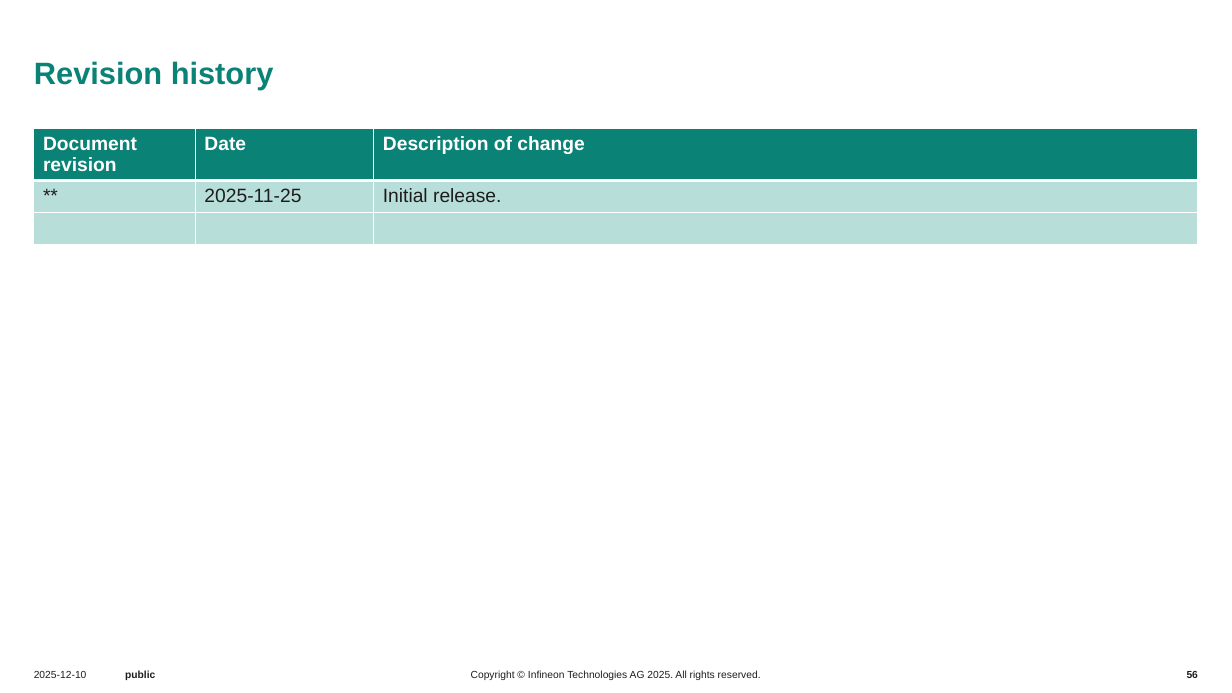
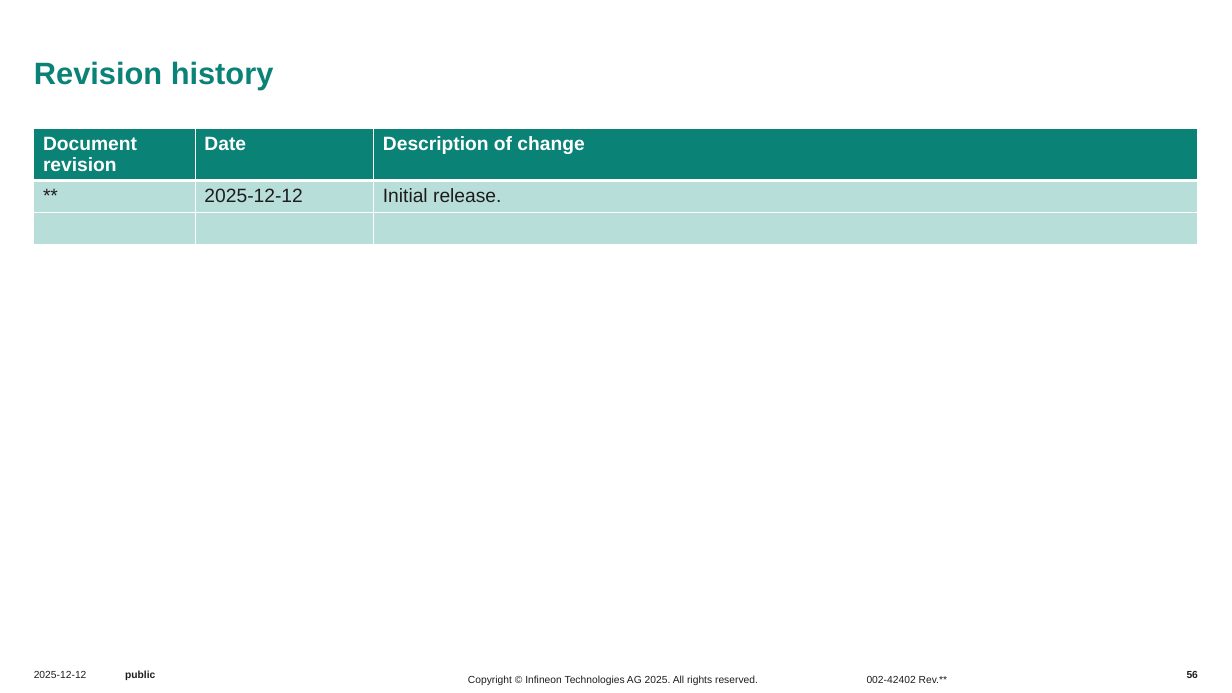
Before and after one commit to luisreynosoIFX/mtb-training-psoc-edge-e84-intro-ecosystem, a slide deck: slide 56 of .internal/Presentation/PSE84_Introductory_Ecosystem_E2.pptx. Drawn at 1232x693 pixels with LibreOffice and Linux fonts; fonts in the diff are those of the drawing; background and template pictures are left out. Boxes give left, top, right and bottom in pixels: in the first picture for what was removed or moved away, otherwise in the second. Text is boxed around its words. In the diff, an @@ line names an element or a change of style, - is before the commit and + after.

```diff
--- a/.internal/Presentation/PSE84_Introductory_Ecosystem_E2.pptx
+++ b/.internal/Presentation/PSE84_Introductory_Ecosystem_E2.pptx
@@ table at [34,128,1199,249] @@
-row 2, column 2: 2025-11-25
+row 2, column 2: 2025-12-12
@@ text at [34,671,87,678]: text changed @@
-2025-12-10
+2025-12-12
@@ text at [468,675,947,685]: text changed @@
-Copyright © Infineon Technologies AG 2025. All rights reserved.
+Copyright © Infineon Technologies AG 2025. All rights reserved. 002-42402 Rev.**
```
Also in this commit, not shown: 52 other slides changed, 4 other files.
